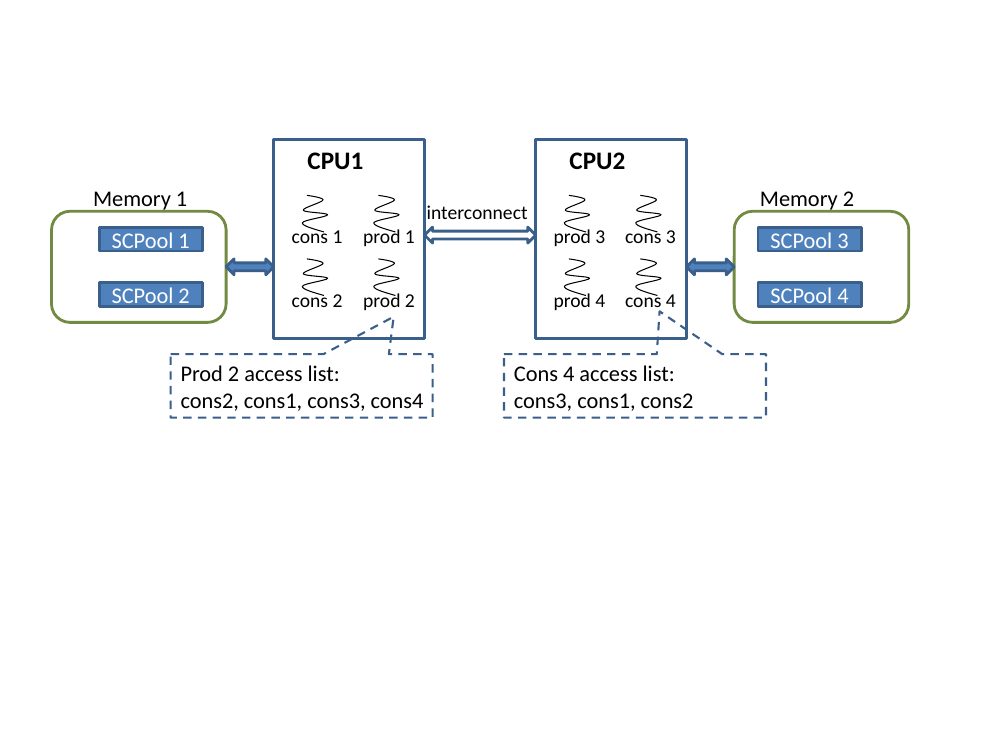
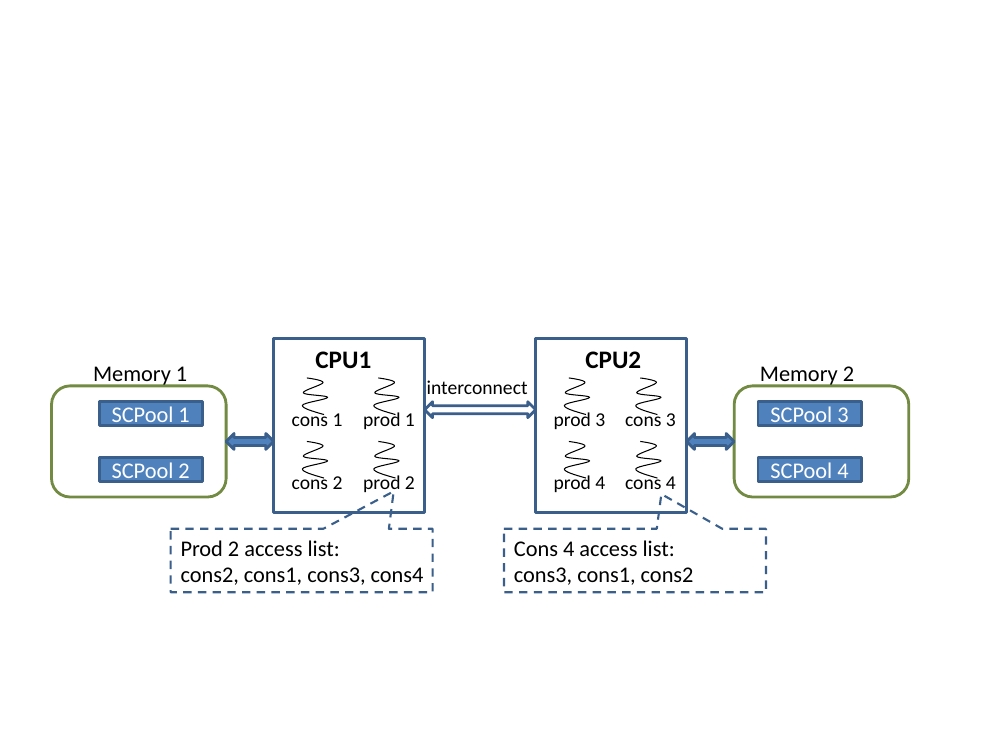
Before and after one commit to Jokeren/COMP522, a slide deck: slide 1 of paper/figures/figures.pptx. Drawn at 1008x756 pixels with LibreOffice and Linux fonts; fonts in the diff are those of the drawing. Boxes give left, top, right and bottom in pixels: in the first picture for what was removed or moved away, otherwise in the second. Text is boxed around its words. In the diff, an @@ line names an element or a change of style, - is before the commit and + after.

```diff
--- a/paper/figures/figures.pptx
+++ b/paper/figures/figures.pptx
@@ rectangle: place and size @@
-rectangle at box(274, 140, 425, 339)
+rectangle at box(274, 339, 425, 513)
@@ text "CPU1": place and size @@
-text "CPU1" at box(307, 152, 363, 170)
+text "CPU1" at box(315, 351, 371, 369)
@@ rectangle: place and size @@
-rectangle at box(535, 140, 686, 339)
+rectangle at box(535, 339, 686, 513)
@@ text "CPU2": place and size @@
-text "CPU2" at box(569, 152, 625, 170)
+text "CPU2" at box(585, 351, 641, 369)
@@ 4 texts, 4 freeform shapes: place and size @@
-4 texts, 4 freeform shapes at box(292, 196, 676, 246)
+4 texts, 4 freeform shapes at box(292, 378, 676, 429)
@@ 4 texts, 4 freeform shapes: place and size @@
-4 texts, 4 freeform shapes at box(292, 259, 676, 313)
+4 texts, 4 freeform shapes at box(292, 442, 676, 495)
@@ 5 texts, 4 rectangles, 3 left right arrows, 2 rounded rectangles, 2 speech boxes: place and size @@
-5 texts, 4 rectangles, 3 left right arrows, 2 rounded rectangles, 2 speech boxes at box(51, 191, 908, 417)
+5 texts, 4 rectangles, 3 left right arrows, 2 rounded rectangles, 2 speech boxes at box(51, 366, 908, 593)
@@ speech box at box(504, 529, 766, 593): proportions changed @@
```
Also in this commit, not shown: 5 other files.
